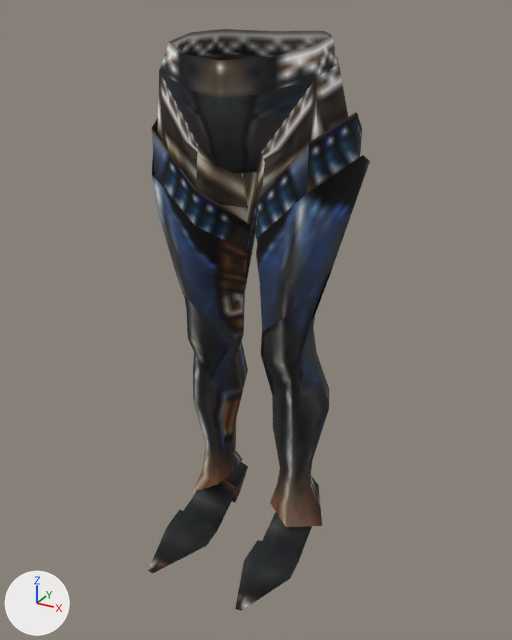
What one commit did to the glTF model public/models/armor/f_reg146.glb.
Rendered twice from a 50 mm camera at (67.5, -122.0, 8.8) aimed at (3.5, -5.7, -49.3). The lights are fixed; the arrows at lower left show +X, +Y and +Z. The older version comes first. Vertices at exactly the same position are counted once.
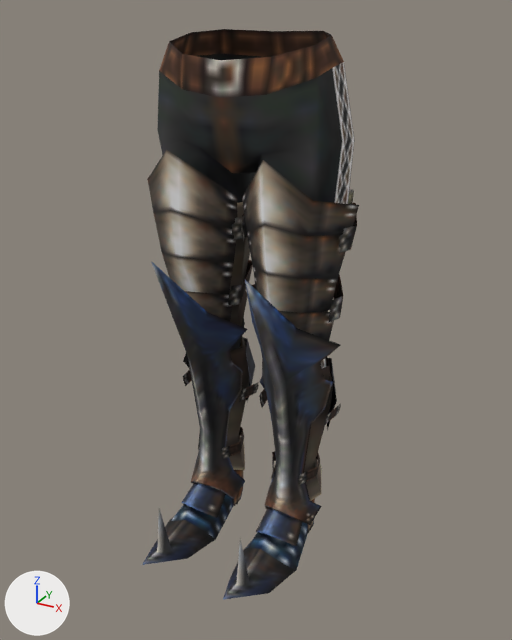
Where the change shows, as pixel boxes (x1, y1, x2, y2) in the pictures (512 x 640 px):
'Mesh_0', reshaped, rescaled: before (148, 29, 370, 611); after (142, 29, 359, 600)
part 1 of me_mesh_0, rebuilt: before (157, 29, 348, 224); after (157, 29, 355, 204)
part 2 of me_mesh_0, rebuilt (mostly hidden afterwards): before (256, 155, 370, 527); after (324, 189, 354, 312)
part 3 of me_mesh_0, rebuilt: before (152, 155, 255, 493); after (230, 202, 250, 326)
part 4 of me_mesh_0, rebuilt: before (148, 462, 248, 573); after (142, 494, 238, 565)
part 5 of me_mesh_0, rebuilt: before (235, 512, 312, 611); after (223, 522, 308, 600)
part 6 of me_mesh_0, rebuilt: before (254, 112, 362, 244); after (242, 160, 359, 313)
part 7 of me_mesh_0, rebuilt (mostly hidden afterwards): before (264, 275, 328, 395); after (321, 359, 327, 368)
part 8 of me_mesh_0, rebuilt: before (152, 118, 255, 251); after (148, 149, 237, 294)
part 9 of me_mesh_0, rebuilt (mostly hidden afterwards): before (184, 296, 230, 380); after (230, 317, 245, 351)
part 10 of me_mesh_0, added: after (151, 203, 357, 546)

Diff of the bpy script that builds the scene:
```diff
--- a/public/models/armor/f_reg146.glb.py
+++ b/public/models/armor/f_reg146.glb.py
@@ me_mesh_0 @@
 # used by ob_mesh_0; location = (0.0, 0.0, 0.0); scale = (22.8, 27.2, 105.0)
-me_mesh_0.from_pydata(...)  # 308 vertices, 498 faces; spans x -1.0..1.0, y -1.0..0.56, z -1.0..0.05
+me_mesh_0.from_pydata(...)  # 508 vertices, 632 faces; spans x -1.0..1.0, y -1.0..0.49, z -1.0..0.05
+# me_mesh_0 part 1: the loose piece of 80 vertices spanning x -0.87..0.87, y -0.45..0.56, z -0.46..0.05 is rebuilt with 76 vertices and now spans x -0.89..0.89, y -0.39..0.49, z -0.28..0.05
+# me_mesh_0 part 2: the loose piece of 56 vertices spanning x 0.04..1.0, y -0.41..0.44, z -0.96..-0.14 is rebuilt with 14 vertices and now spans x 0.03..0.95, y -0.35..0.43, z -0.55..-0.24
+# me_mesh_0 part 3: the loose piece of 56 vertices spanning x -1.0..-0.04, y -0.41..0.44, z -0.96..-0.14 is rebuilt with 14 vertices and now spans x -0.95..-0.03, y -0.35..0.43, z -0.55..-0.24
+# me_mesh_0 part 4: the loose piece of 32 vertices spanning x -0.73..-0.22, y -1.0..0.34, z -1.0..-0.88 is rebuilt with 28 vertices and now spans x -0.77..-0.17, y -1.0..0.29, z -1.0..-0.85
+# me_mesh_0 part 5: the loose piece of 32 vertices spanning x 0.22..0.73, y -1.0..0.34, z -1.0..-0.88 is rebuilt with 28 vertices and now spans x 0.17..0.77, y -1.0..0.29, z -1.0..-0.85
+# me_mesh_0 part 6: the loose piece of 13 vertices spanning x 0.02..0.92, y -0.4..0.47, z -0.41..-0.08 is rebuilt with 16 vertices and now spans x 0.02..1.0, y -0.48..-0.01, z -0.44..-0.14
+# me_mesh_0 part 7: the loose piece of 13 vertices spanning x 0.14..0.76, y -0.34..-0.01, z -0.64..-0.35 is rebuilt with 17 vertices and now spans x 0.16..0.72, y -0.31..0.2, z -0.6..-0.43
+# me_mesh_0 part 8: the loose piece of 13 vertices spanning x -0.92..-0.02, y -0.4..0.47, z -0.41..-0.08 is rebuilt with 16 vertices and now spans x -1.0..-0.02, y -0.48..-0.01, z -0.44..-0.14
+# me_mesh_0 part 9: the loose piece of 13 vertices spanning x -0.76..-0.14, y -0.34..-0.01, z -0.64..-0.35 is rebuilt with 17 vertices and now spans x -0.72..-0.16, y -0.31..0.2, z -0.6..-0.43
+# me_mesh_0 part 10
+# 282 vertices are added at x -1.0..1.0, y -0.69..0.45, z -0.98..-0.27
+# 288 new faces join them
 me_mesh_0.materials.append(mat_material_0)
@@ ob_mesh_0 @@
 ob_mesh_0.location = (0.0, 0.0, 0.0)
-ob_mesh_0.scale = (22.8, 27.2, 105.0)
+ob_mesh_0.scale = (22.2, 31.2, 104.0)
```
